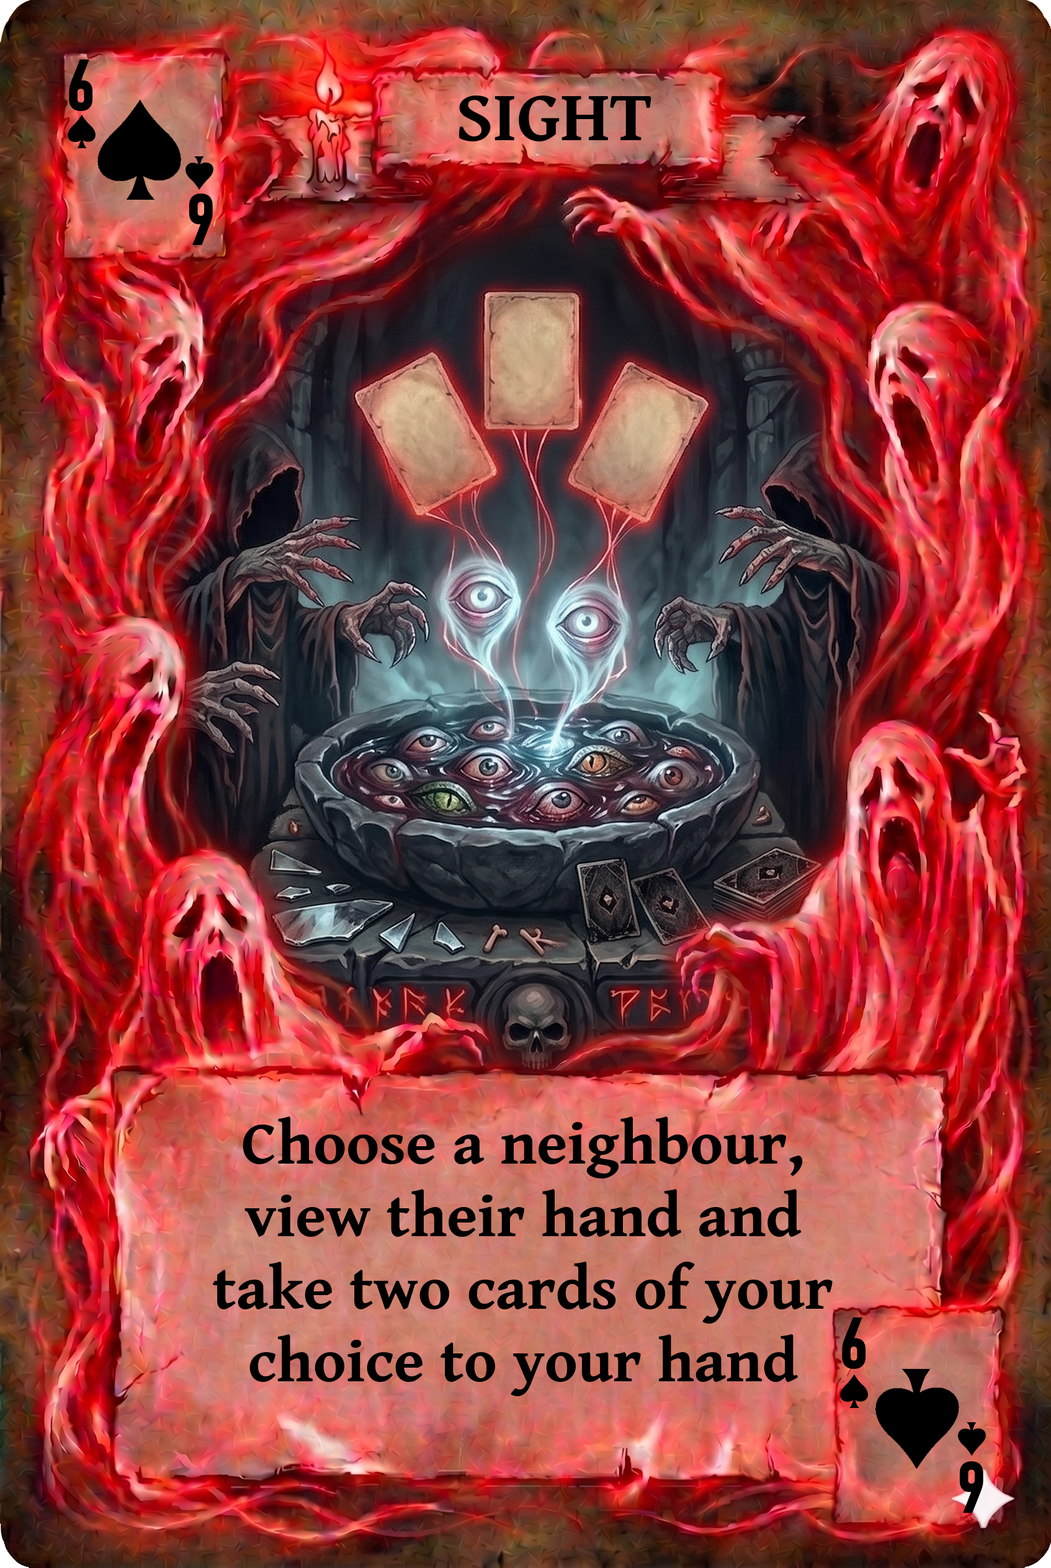
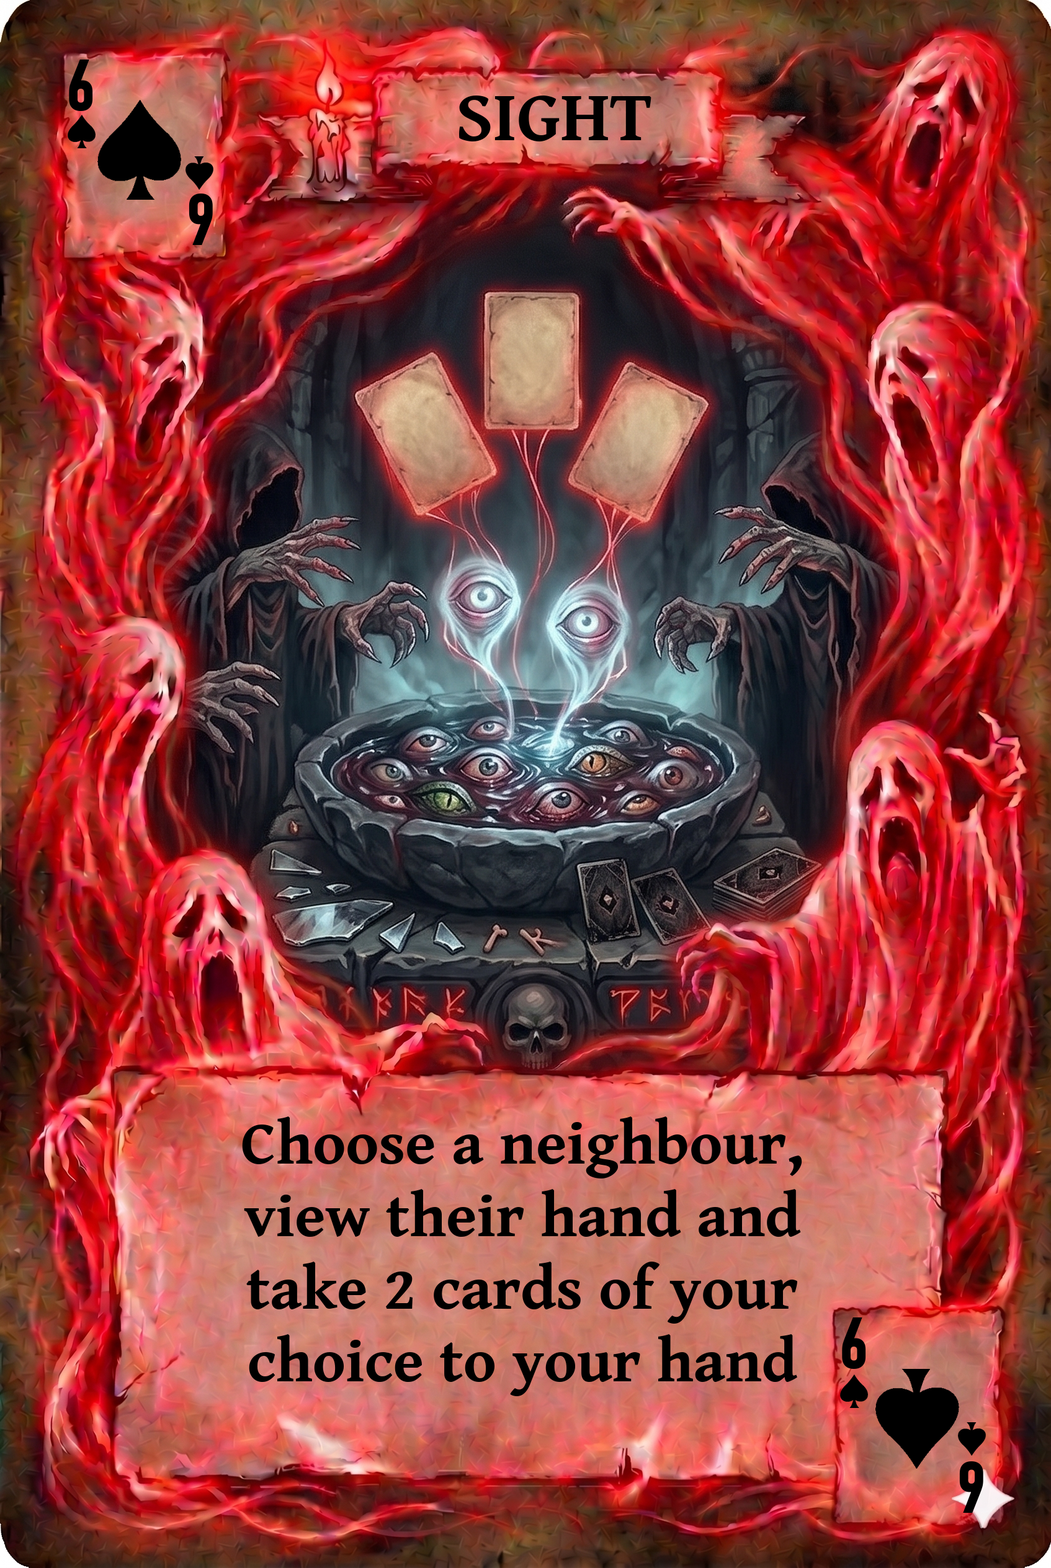
Comparing the layer stacks of the two (1051, 1568) images. Changes:
painted on "Choose a neighbour, view their..." over [212, 1116, 833, 1397]